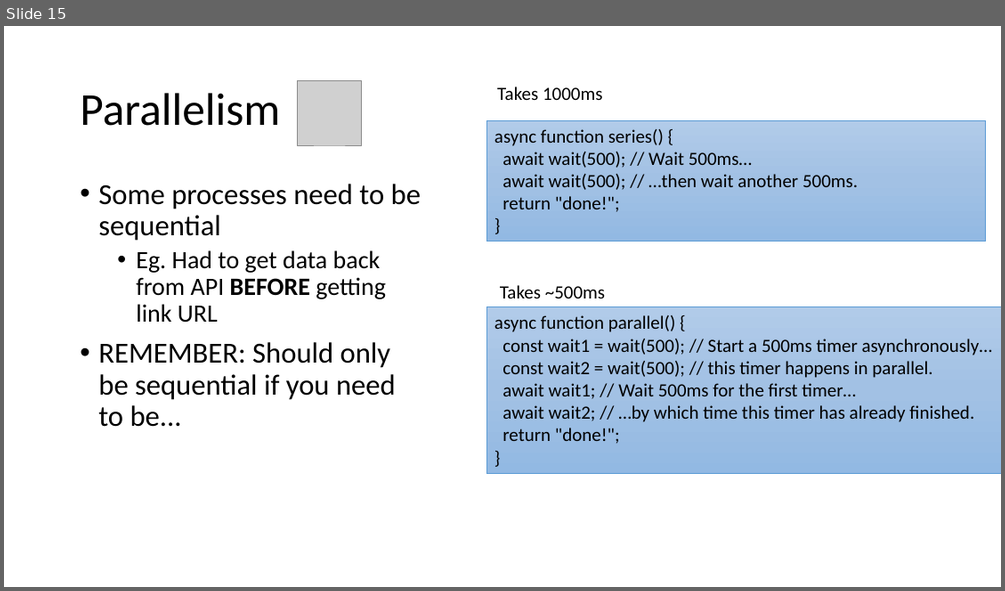
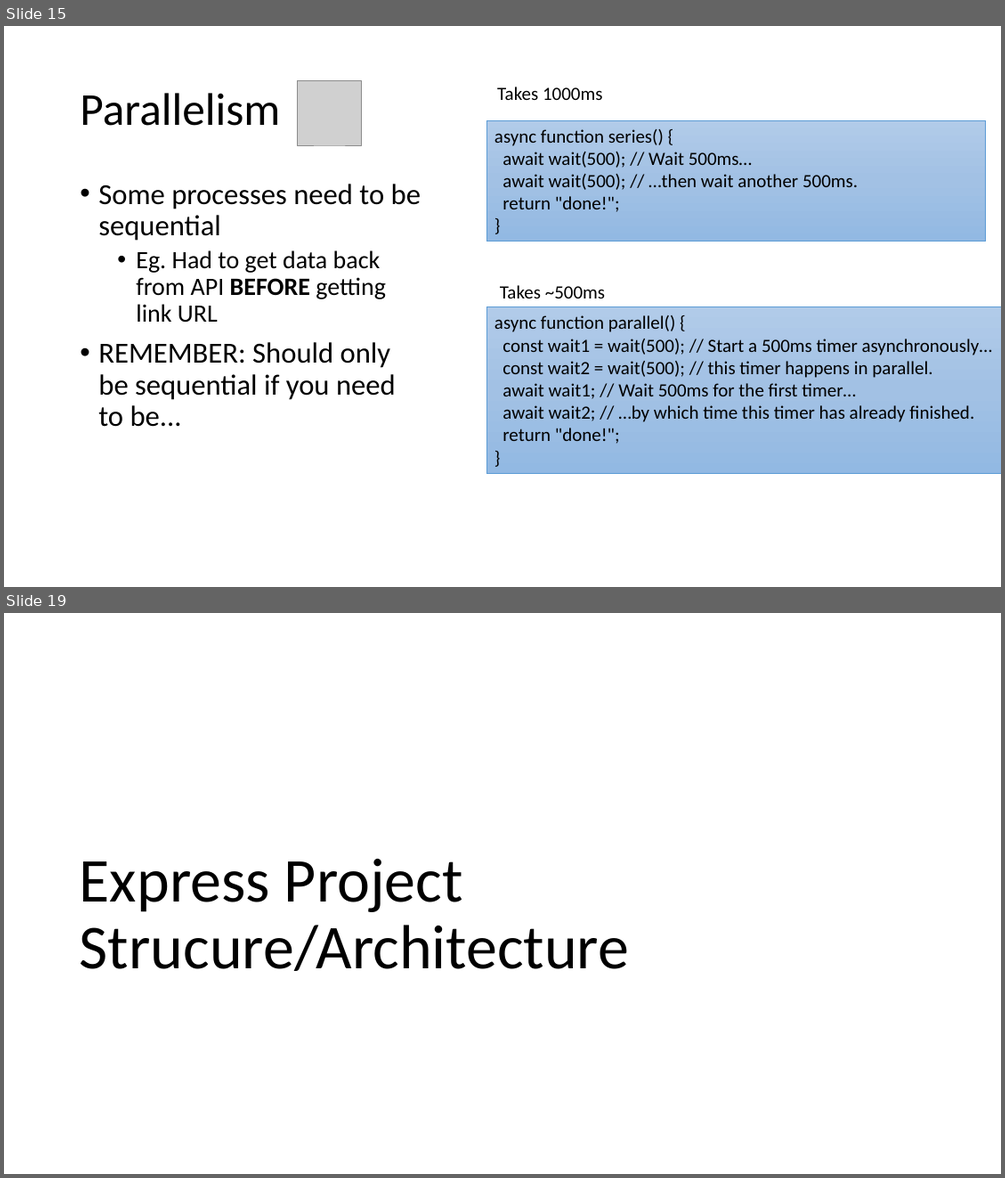
Before and after one commit to diarmuidoconnor/ewd-module-2025, a slide deck: topic09/talk-2/Promises.pptx. Shown one above the other, each under a label of ours: slide 15 before the commit, slides 15 and 19 after it; the slides between them are not shown. The pictures are 1005x591 and 1005x1178 pixels, drawn with LibreOffice and Linux fonts; fonts in the diff are those of the drawing; grey boxes stand for pictures. Boxes give left, top, right and bottom in pixels: in the first picture for what was removed or moved away, otherwise in the second. Text is boxed around its words. In the diff, an @@ line names an element or a change of style, - is before the commit and + after.

```diff
--- a/topic09/talk-2/Promises.pptx
+++ b/topic09/talk-2/Promises.pptx
@@ slide 19 added at (4, 613, 1001, 1174), background #FFFFFF @@
@@ title added at (80, 859, 629, 971), 60 pt, text #000000 @@
+Express Project Strucure/Architecture
```
Also in this commit, not shown: 5 other slides added, 5 other files.
